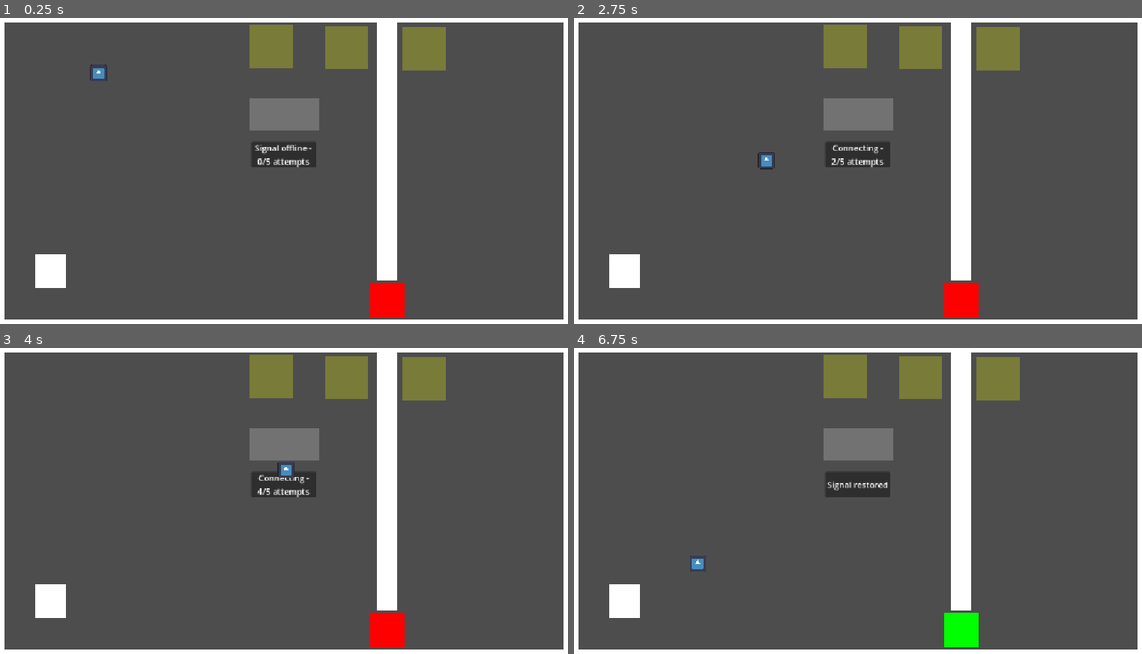
Above: before the commit, frames 1-4 (two rows, left to right).
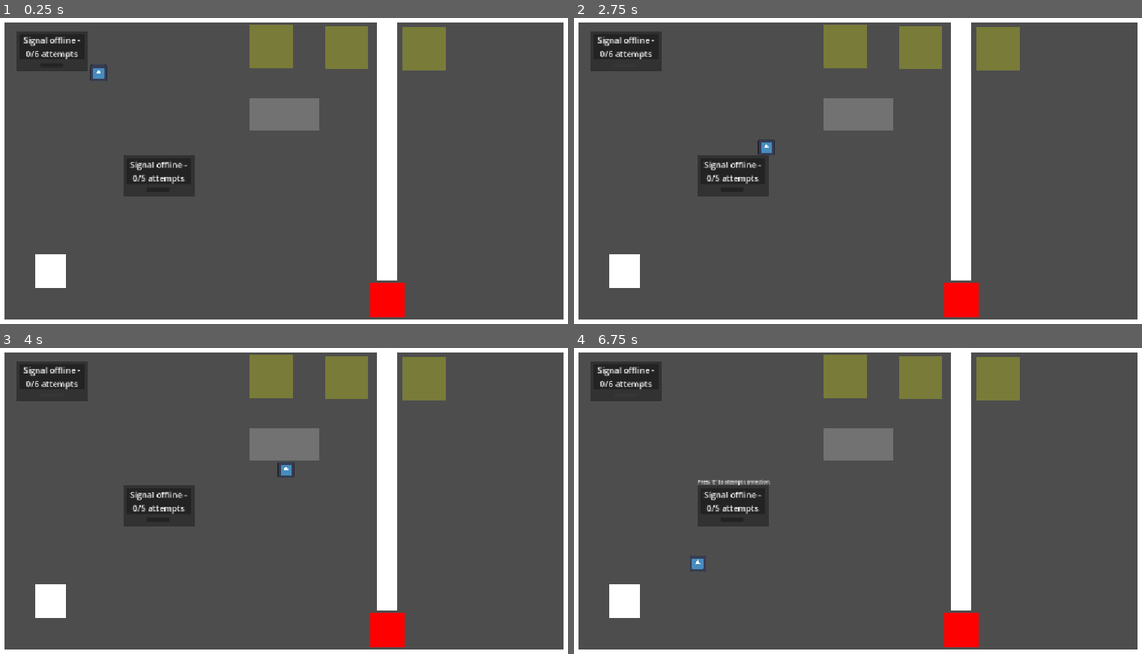
Above: after the commit, the same moments.

Repository: nicktaylor18/dead-air
Game: Godot game, scene res://scenes/Main.tscn
The game is run twice, just before and just after one commit, with the same random seed, the same clock (stepped at 60 frames per second) and the same inputs. The engine's default icon, where the game draws it, is replaced by a stand-in: a white triangle on a blue panel in a dark square.
Inputs (mouse positions are in pixels of both pictures, inside the frame that each line leads up to):
- Up to frame 1 (0.25 s): no input
- Up to frame 2 (2.75 s): click (625, 63) at 0.52 s; tap Enter at 1.25 s; hold D (Right) 1.28-2.03 s; hold E (try_connection) 1.28-2.03 s; hold S (Down) from 2.03 s (still down); tap E (try_connection) at 2.1 s
- Up to frame 3 (4 s): release S (Down) at 2.78 s; hold D (Right) 2.78-3.53 s; hold E (try_connection) 2.78-3.53 s; hold W (Up) from 3.53 s (still down); tap E (try_connection) at 3.6 s
- Up to frame 4 (6.75 s): tap Space at 4.25 s; release W (Up) at 4.28 s; hold E (try_connection) 4.28-5.03 s; hold A (Left) 4.28-5.78 s; tap E (try_connection) at 5.1, 6.6 s; hold S (Down) 5.78-6.53 s; hold E (try_connection) 5.78-6.53 s; hold D (Right) from 6.53 s (still down)

The runs differ from the first frame. In frame 1, 4.0% of the frame differs, in the area x 2-56%, y 4-59%; in frame 2, 4.0%; in frame 3, 3.9%; in frame 4, 4.8%, in the area x 2-72%, y 4-98%.

Commit message:
LESSON 5 · PRACTICAL CHALLENGE Proximity-Based Console Interaction

Diff:
--- a/scenes/Console.tscn
+++ b/scenes/Console.tscn
@@ -2,18 +2,65 @@
 
 [ext_resource type="Script" uid="uid://bsd34hngpi3rm" path="res://scenes/console.gd" id="1_tqaav"]
 
-[node name="Console" type="Node2D" unique_id=1728134349]
+[sub_resource type="RectangleShape2D" id="RectangleShape2D_tj3jp"]
+size = Vector2(136, 77)
+
+[sub_resource type="RectangleShape2D" id="RectangleShape2D_dsyr7"]
+size = Vector2(136, 60)
+
+[node name="Console" type="StaticBody2D" unique_id=840979023]
+collision_mask = 3
 script = ExtResource("1_tqaav")
 required_attempts = 5
 
-[node name="PanelContainer" type="PanelContainer" parent="." unique_id=23204541]
-offset_right = 125.0
-offset_bottom = 49.0
+[node name="CollisionShape2D" type="CollisionShape2D" parent="." unique_id=2109654383]
+position = Vector2(68, 38.5)
+shape = SubResource("RectangleShape2D_tj3jp")
 
-[node name="StatusLabel" type="Label" parent="PanelContainer" unique_id=868372129]
+[node name="ColorRect" type="ColorRect" parent="." unique_id=862395136]
+offset_right = 136.0
+offset_bottom = 77.0
+color = Color(0.19434929, 0.19434926, 0.19434926, 1)
+
+[node name="PanelContainer" type="PanelContainer" parent="ColorRect" unique_id=23204541]
+layout_mode = 0
+offset_left = 5.0
+offset_top = 5.0
+offset_right = 130.0
+offset_bottom = 54.0
+
+[node name="StatusLabel" type="Label" parent="ColorRect/PanelContainer" unique_id=868372129]
 unique_name_in_owner = true
 custom_maximum_size = Vector2(125, 100)
 layout_mode = 2
 text = "Signal offline - 0/3 attempts"
 horizontal_alignment = 1
 autowrap_mode = 3
+
+[node name="Button" type="Button" parent="ColorRect" unique_id=1111269917]
+layout_mode = 0
+offset_left = 44.0
+offset_top = 61.0
+offset_right = 89.0
+offset_bottom = 69.0
+
+[node name="ConsoleArea" type="Area2D" parent="." unique_id=1517475835]
+unique_name_in_owner = true
+collision_layer = 4
+collision_mask = 2
+
+[node name="CollisionShape2D" type="CollisionShape2D" parent="ConsoleArea" unique_id=833180489]
+position = Vector2(68, 107)
+shape = SubResource("RectangleShape2D_dsyr7")
+
+[node name="AttemptLabel" type="Label" parent="." unique_id=590585920]
+unique_name_in_owner = true
+visible = false
+offset_top = -14.0
+offset_right = 140.0
+offset_bottom = 9.0
+theme_override_font_sizes/font_size = 9
+text = "Press 'E\" to attempt connection."
+
+[connection signal="body_entered" from="ConsoleArea" to="." method="_on_console_area_body_entered"]
+[connection signal="body_exited" from="ConsoleArea" to="." method="_on_console_area_body_exited"]
--- a/scenes/Main.tscn
+++ b/scenes/Main.tscn
@@ -50,12 +50,16 @@
 [node name="Crate3" parent="Furniture" unique_id=1714649786 instance=ExtResource("2_rvslj")]
 position = Vector2(804, 48)
 
-[node name="Console" parent="Furniture" unique_id=1728134349 instance=ExtResource("7_jlsqs")]
-position = Vector2(513, 268)
-
 [node name="Interactables" type="Node2D" parent="." unique_id=781004755]
 
 [node name="Door" parent="Interactables" unique_id=764587154 instance=ExtResource("7_q8u5g")]
 position = Vector2(741, 538)
 
-[connection signal="signal_restored" from="Furniture/Console" to="Interactables/Door" method="_on_console_signal_restored"]
+[node name="Console" parent="." unique_id=1728134349 instance=ExtResource("7_jlsqs")]
+position = Vector2(63, 56)
+required_attempts = 6
+
+[node name="Console2" parent="." unique_id=840979023 instance=ExtResource("7_jlsqs")]
+position = Vector2(268, 295)
+
+[connection signal="signal_restored" from="Console" to="Interactables/Door" method="_on_console_signal_restored"]
--- a/scenes/console.gd
+++ b/scenes/console.gd
@@ -1,17 +1,20 @@
 extends Node2D
 
+var console_enabled: bool = false
 var attempts: int = 0
 signal signal_restored
 @export var required_attempts: int = 3
 @onready var status_label: Label = %StatusLabel
+@onready var attempt_label: Label = %AttemptLabel
 
 func _ready() -> void:
 	status_label.text = "Signal offline - 0/" + str(required_attempts) + " attempts"
 
-func trying_connection() -> void:
+func attempt_connection() -> void:
 	if attempts >= required_attempts:
 		return
-	else:
+
+	if console_enabled == true:
 		attempts += 1
 		status_label.text = "Connecting - " + str(attempts) + "/" + str(required_attempts) + " attempts"
 		print(attempts)
@@ -21,4 +24,12 @@
 
 func _unhandled_key_input(event: InputEvent) -> void:
 	if event.is_action_pressed("try_connection"):
-		trying_connection()
+		attempt_connection()
+
+func _on_console_area_body_entered(body: Node2D) -> void:
+	console_enabled = true
+	attempt_label.visible = true
+
+func _on_console_area_body_exited(body: Node2D) -> void:
+	console_enabled = false
+	attempt_label.visible = false
--- a/scenes/door.gd
+++ b/scenes/door.gd
@@ -6,6 +6,5 @@
 	collision_layer = 1
 
 func _on_console_signal_restored() -> void:
-	print("Door: Signal received")
 	collision_layer = 4
 	door_rect.color = Color(0.0, 1.0, 0.0, 1.0)
--- a/scenes/door.tscn
+++ b/scenes/door.tscn
@@ -6,7 +6,6 @@
 size = Vector2(67, 65)
 
 [node name="Door" type="StaticBody2D" unique_id=764587154]
-collision_layer = 4
 script = ExtResource("1_hpvv5")
 
 [node name="CollisionShape2D" type="CollisionShape2D" parent="." unique_id=58102035]
